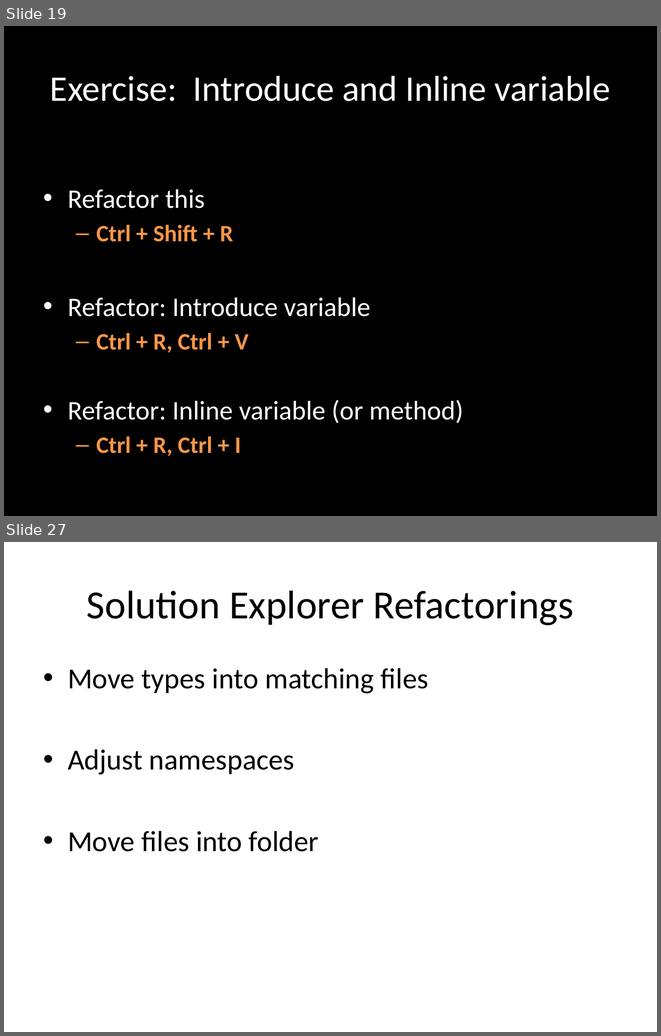
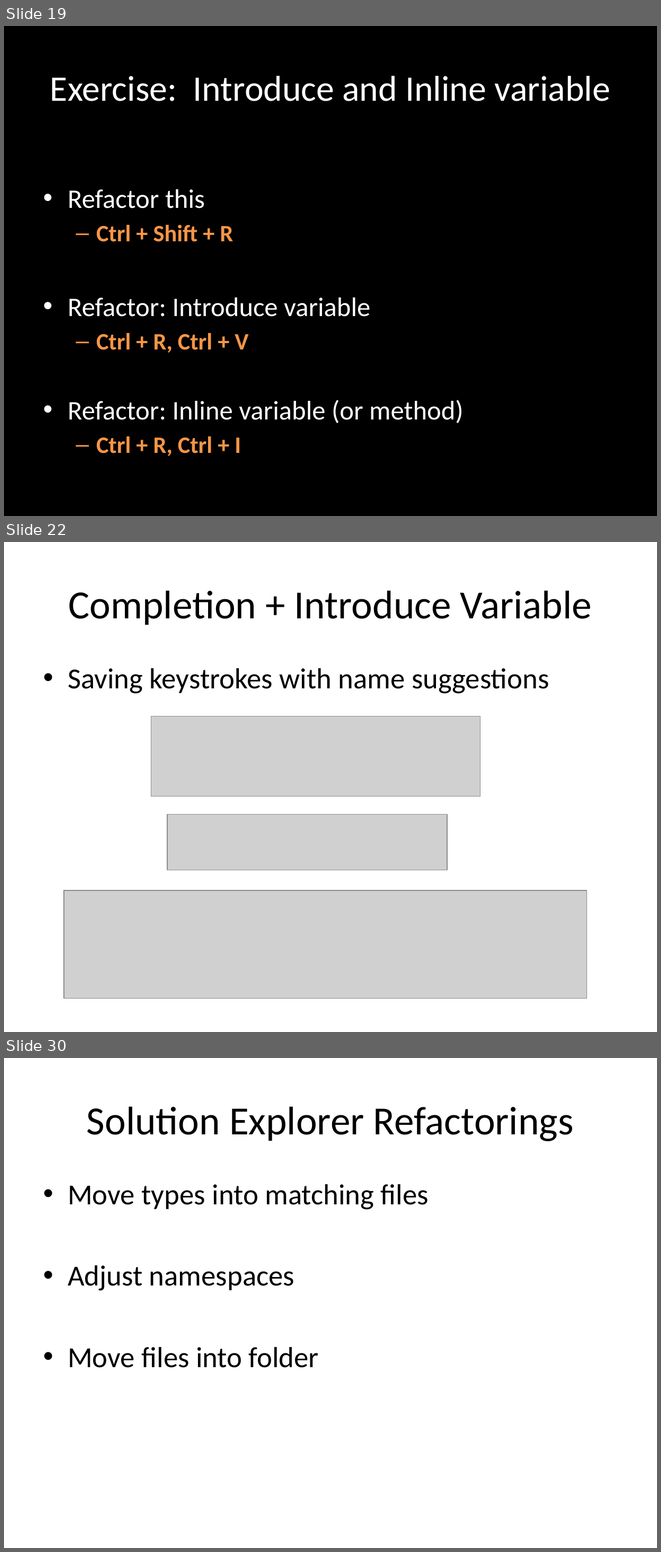
Before and after one commit to rasmuskl/ReSharperCourse, a slide deck: Presentations/2 - Exercises - ReSharper Course.pptx. Shown one above the other, each under a label of ours: slides 19 and 27 before the commit, slides 19, 22 and 30 after it; the slides between them are not shown. The pictures are 661x1036 and 661x1552 pixels, drawn with LibreOffice and Linux fonts; fonts in the diff are those of the drawing; grey boxes stand for pictures. Boxes give left, top, right and bottom in pixels: in the first picture for what was removed or moved away, otherwise in the second. Text is boxed around its words. In the diff, an @@ line names an element or a change of style, - is before the commit and + after.

```diff
--- a/Presentations/2 - Exercises - ReSharper Course.pptx
+++ b/Presentations/2 - Exercises - ReSharper Course.pptx
@@ slide 22 added at <box>4,542,657,1032</box>, background #FFFFFF @@
@@ title added at <box>68,590,592,625</box>, 44 pt, text #000000 @@
+Completion + Introduce Variable
@@ text added at <box>68,668,549,694</box>, 32 pt, text #000000 @@
+• Saving keystrokes with name suggestions
@@ picture added at <box>151,716,480,796</box> @@
@@ picture added at <box>167,814,448,871</box> @@
@@ picture added at <box>64,890,587,998</box> @@
@@ what was slide 27 is now slide 30 @@
```
Also in this commit, not shown: 9 slides changed, 5 other slides added, 1 slide removed, 9 other files.
